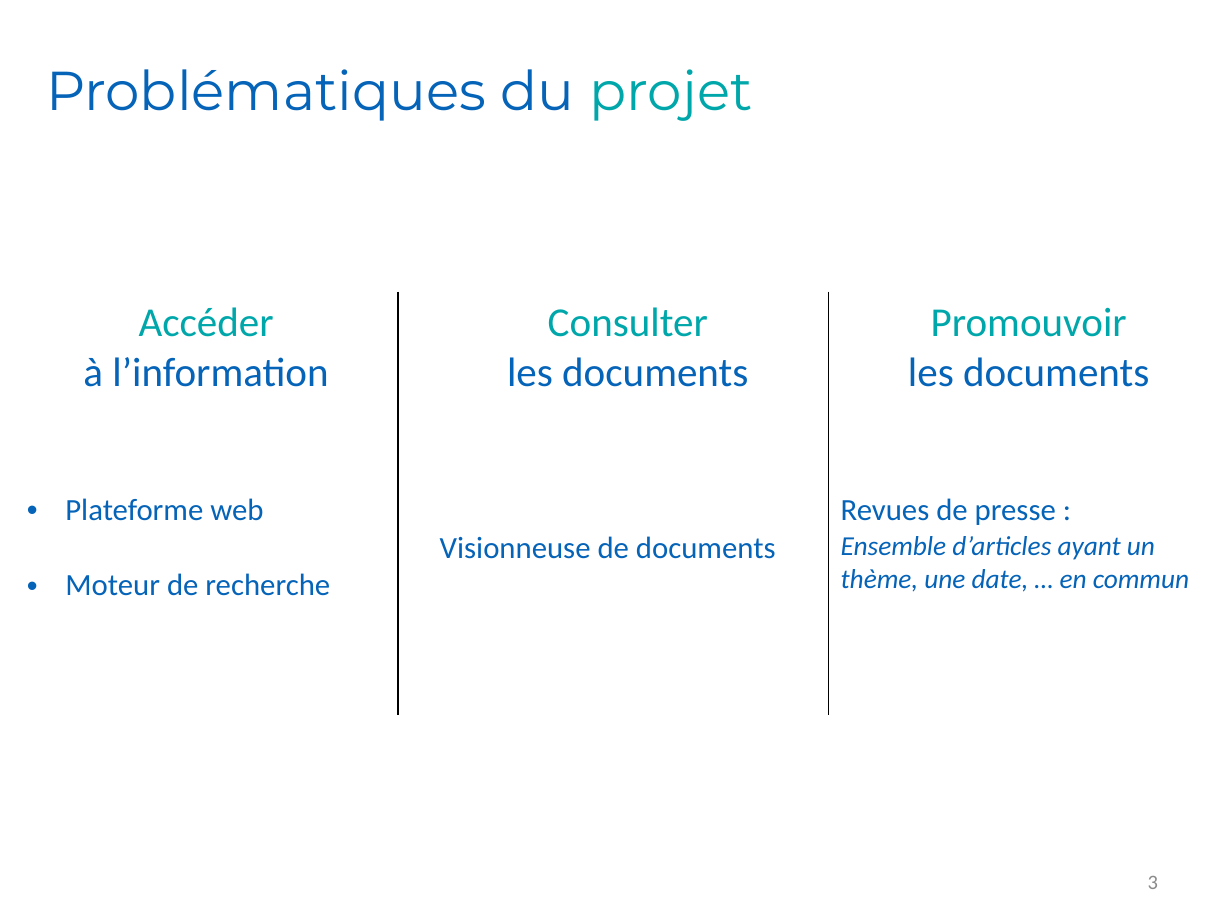
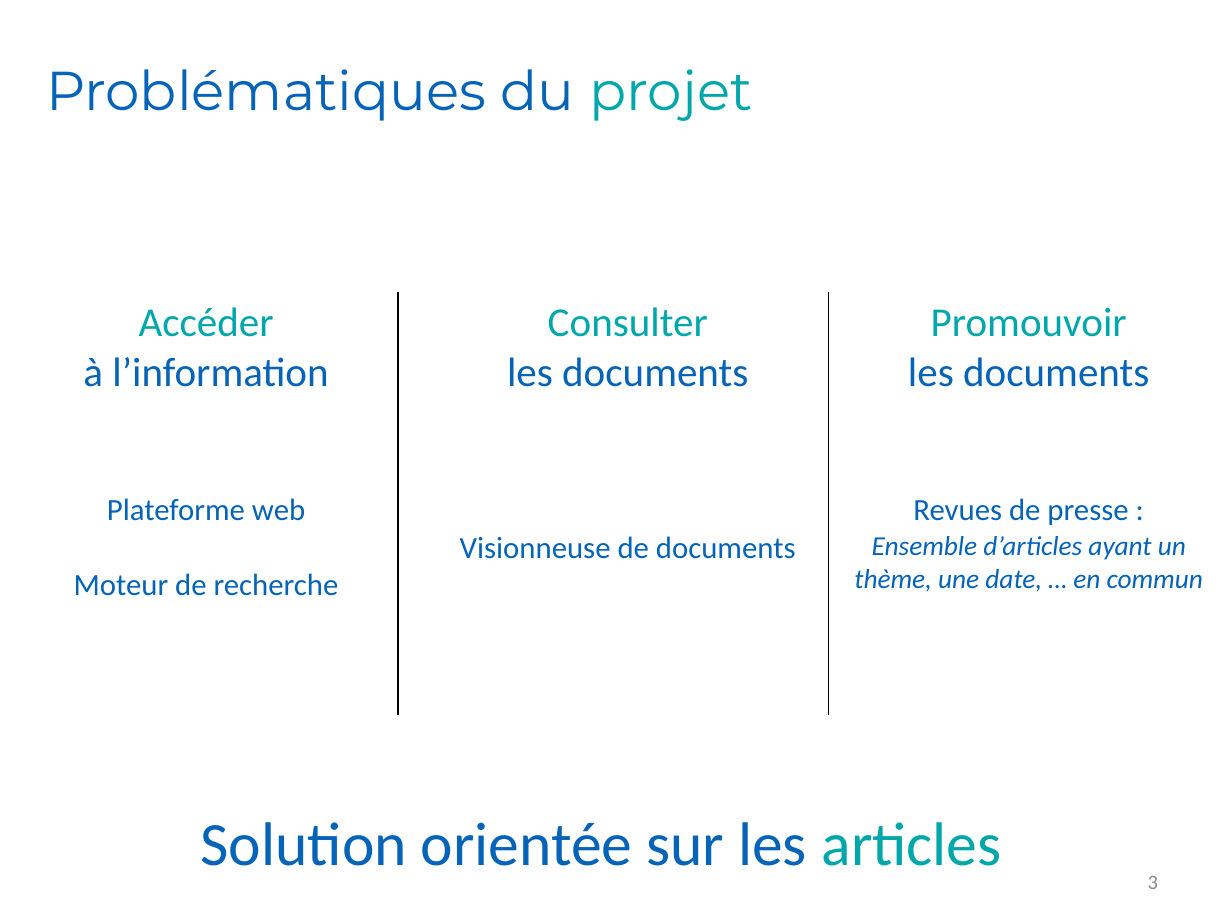
Before and after one commit to Romcol/Gutemberg-rapports, a slide deck: slide 3 of defense/1_project/powerpoint.pptx. Drawn at 1232x924 pixels with LibreOffice and Linux fonts; fonts in the diff are those of the drawing; background and template pictures are left out. Boxes give left, top, right and bottom in pixels: in the first picture for what was removed or moved away, otherwise in the second. Text is boxed around its words. In the diff, an @@ line names an element or a change of style, - is before the commit and + after.

```diff
--- a/defense/1_project/powerpoint.pptx
+++ b/defense/1_project/powerpoint.pptx
@@ table at box(15, 292, 1227, 711) @@
@@ alignment left to centre @@
@@ bullet • to none @@
@@ text added at box(201, 822, 1002, 866), 36 pt, text #0563B8 @@
+Solution orientée sur les articles
```
Also in this commit, not shown: 7 other slides changed, 7 slides added, 3 slides removed.
